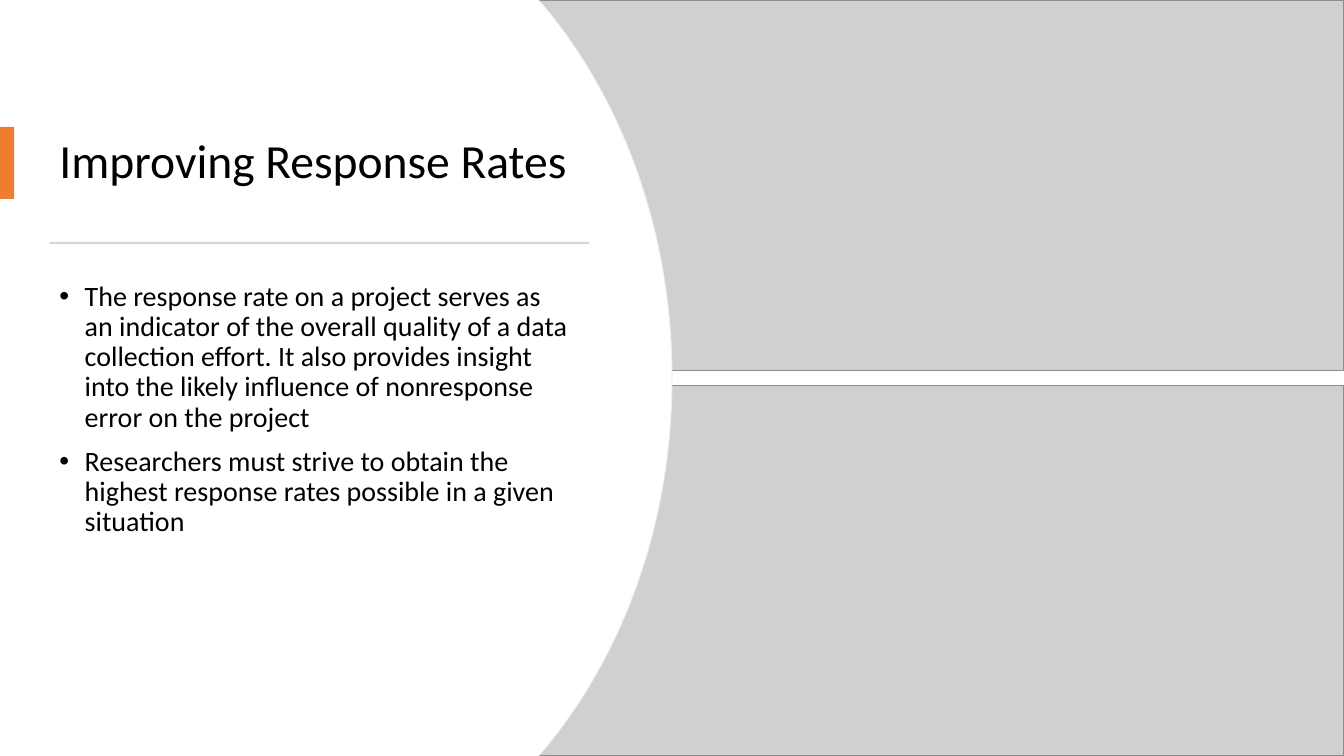
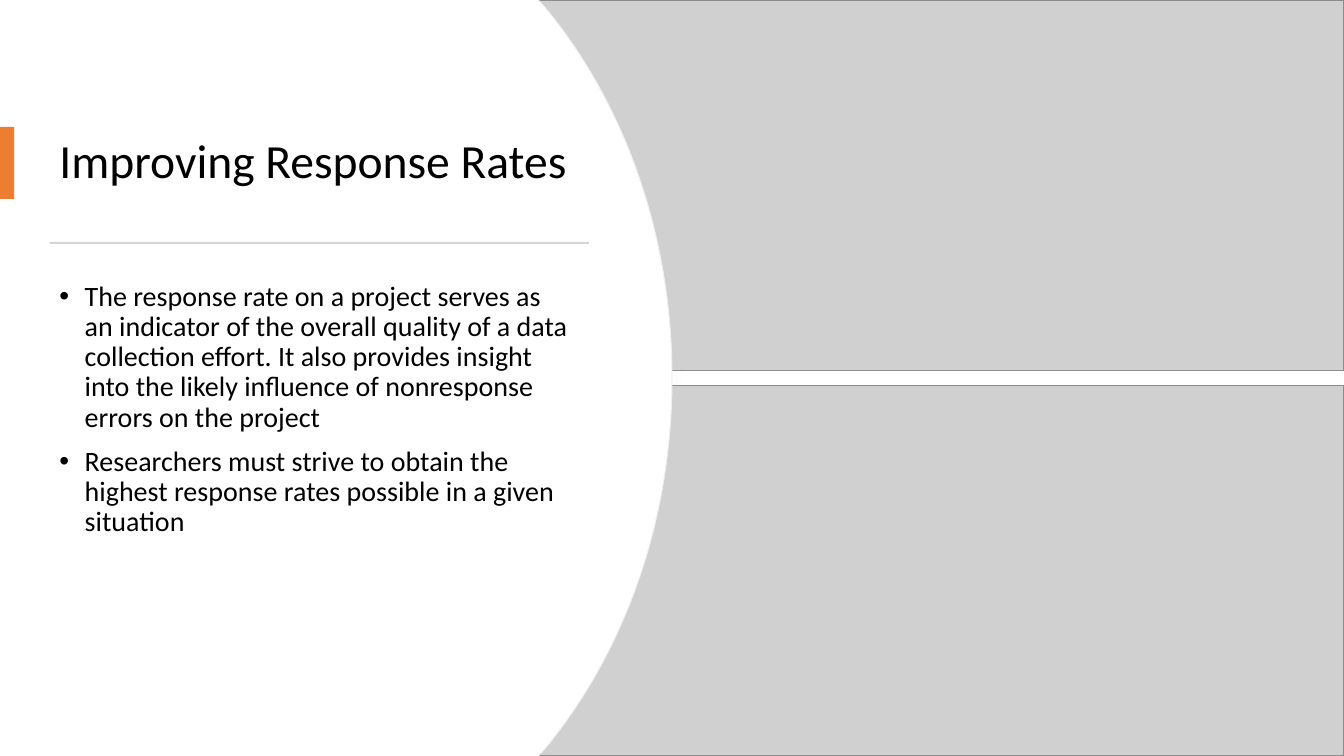
Before and after one commit to mikenguyen13/mar4050_S23_1, a slide deck: slide 26 of lectures/7/Developing the sampling plan.pptx. Drawn at 1344x756 pixels with LibreOffice and Linux fonts; fonts in the diff are those of the drawing; grey boxes stand for pictures. Boxes give left, top, right and bottom in pixels: in the first picture for what was removed or moved away, otherwise in the second. Text is boxed around its words. In the diff, an @@ line names an element or a change of style, - is before the commit and + after.

```diff
--- a/lectures/7/Developing the sampling plan.pptx
+++ b/lectures/7/Developing the sampling plan.pptx
@@ text at box(85, 286, 567, 432): text changed @@
-• The response rate on a project serves as an indicator of the overall quality of a data collection effort. It also provides insight into the likely influence of nonresponse error on the project
+• The response rate on a project serves as an indicator of the overall quality of a data collection effort. It also provides insight into the likely influence of nonresponse errors on the project
```
Also in this commit, not shown: 5 other slides changed, 1 other file.
